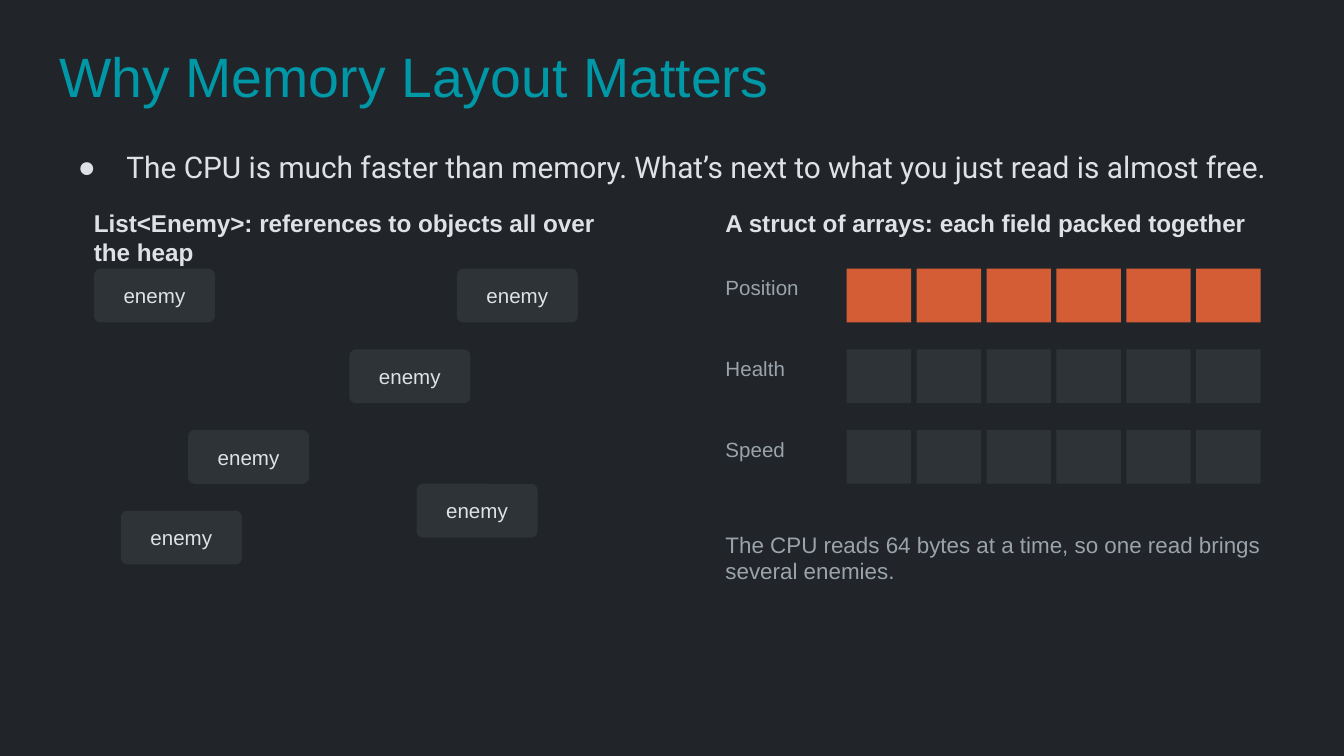
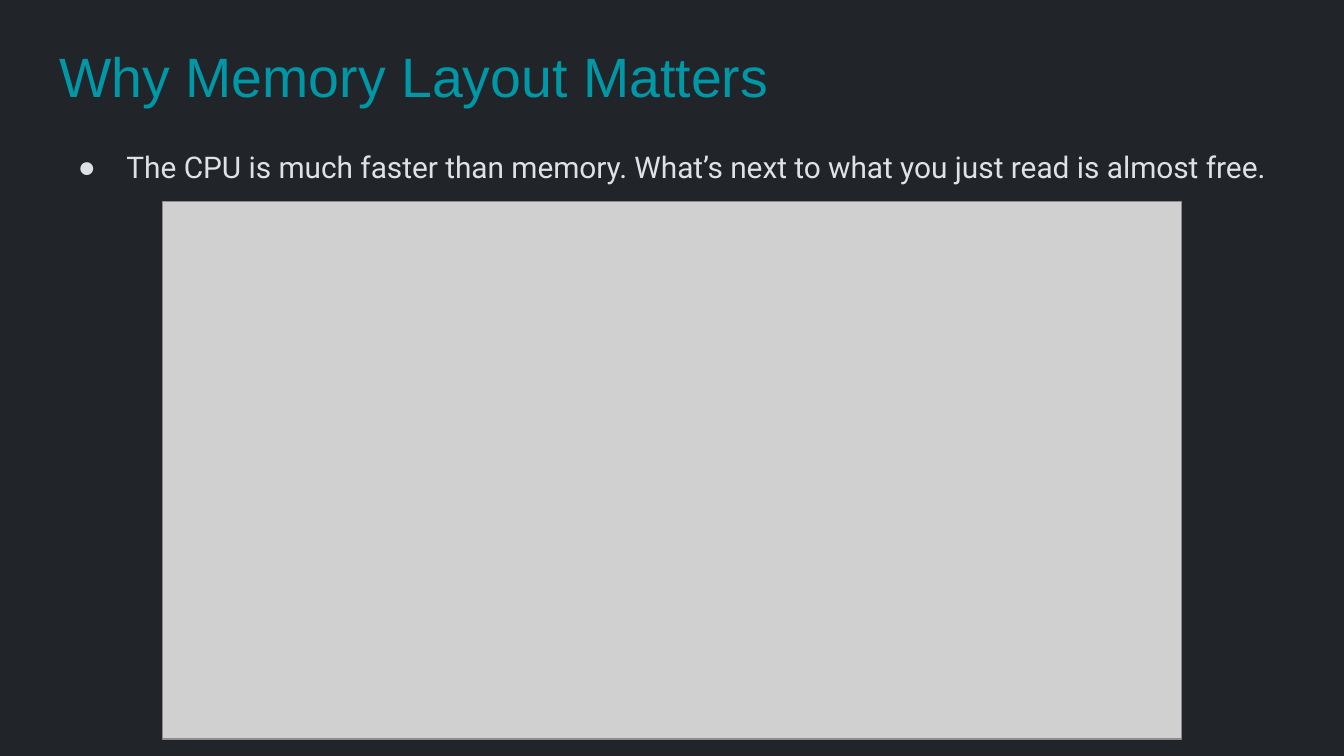
Before and after one commit to Metamate/gar, a slide deck: slide 20 of slides/12 Vampire Survivors.pptx (slide 18 before the commit). Drawn at 1344x756 pixels with LibreOffice and Linux fonts; fonts in the diff are those of the drawing; grey boxes stand for pictures. Boxes give left, top, right and bottom in pixels: in the first picture for what was removed or moved away, otherwise in the second. Text is boxed around its words. In the diff, an @@ line names an element or a change of style, - is before the commit and + after.

```diff
--- a/slides/12 Vampire Survivors.pptx
+++ b/slides/12 Vampire Survivors.pptx
@@ picture added at (x1=163, y1=202, x2=1181, y2=739) @@
@@ text removed at (x1=94, y1=214, x2=594, y2=266) @@
-List<Enemy>: references to objects all over the heap
@@ text removed at (x1=725, y1=214, x2=1245, y2=237) @@
-A struct of arrays: each field packed together
@@ rounded rectangle removed at (x1=94, y1=269, x2=215, y2=323) @@
-enemy
@@ rounded rectangle removed at (x1=457, y1=269, x2=578, y2=323) @@
-enemy
@@ rectangle removed at (x1=847, y1=269, x2=911, y2=323) @@
@@ rectangle removed at (x1=917, y1=269, x2=981, y2=323) @@
@@ rectangle removed at (x1=986, y1=269, x2=1051, y2=323) @@
@@ rectangle removed at (x1=1056, y1=269, x2=1121, y2=323) @@
@@ rectangle removed at (x1=1126, y1=269, x2=1191, y2=323) @@
@@ rectangle removed at (x1=1196, y1=269, x2=1261, y2=323) @@
@@ text removed at (x1=725, y1=280, x2=798, y2=295) @@
-Position
@@ rounded rectangle removed at (x1=349, y1=349, x2=470, y2=403) @@
-enemy
@@ rectangle removed at (x1=847, y1=349, x2=911, y2=403) @@
@@ rectangle removed at (x1=917, y1=349, x2=981, y2=403) @@
@@ rectangle removed at (x1=986, y1=349, x2=1051, y2=403) @@
@@ rectangle removed at (x1=1056, y1=349, x2=1121, y2=403) @@
@@ rectangle removed at (x1=1126, y1=349, x2=1191, y2=403) @@
@@ rectangle removed at (x1=1196, y1=349, x2=1261, y2=403) @@
@@ text removed at (x1=725, y1=361, x2=784, y2=376) @@
-Health
@@ rounded rectangle removed at (x1=188, y1=430, x2=309, y2=484) @@
-enemy
@@ text removed at (x1=725, y1=442, x2=784, y2=461) @@
-Speed
@@ rectangle removed at (x1=847, y1=430, x2=911, y2=484) @@
@@ rectangle removed at (x1=917, y1=430, x2=981, y2=484) @@
@@ rectangle removed at (x1=986, y1=430, x2=1051, y2=484) @@
@@ rectangle removed at (x1=1056, y1=430, x2=1121, y2=484) @@
@@ rectangle removed at (x1=1126, y1=430, x2=1191, y2=484) @@
@@ rectangle removed at (x1=1196, y1=430, x2=1261, y2=484) @@
@@ rounded rectangle removed at (x1=417, y1=484, x2=538, y2=538) @@
-enemy
@@ rounded rectangle removed at (x1=121, y1=511, x2=242, y2=564) @@
-enemy
@@ text removed at (x1=725, y1=537, x2=1260, y2=579) @@
-The CPU reads 64 bytes at a time, so one read brings several enemies.
```
Also in this commit, not shown: 3 slides added, 11 other files.
